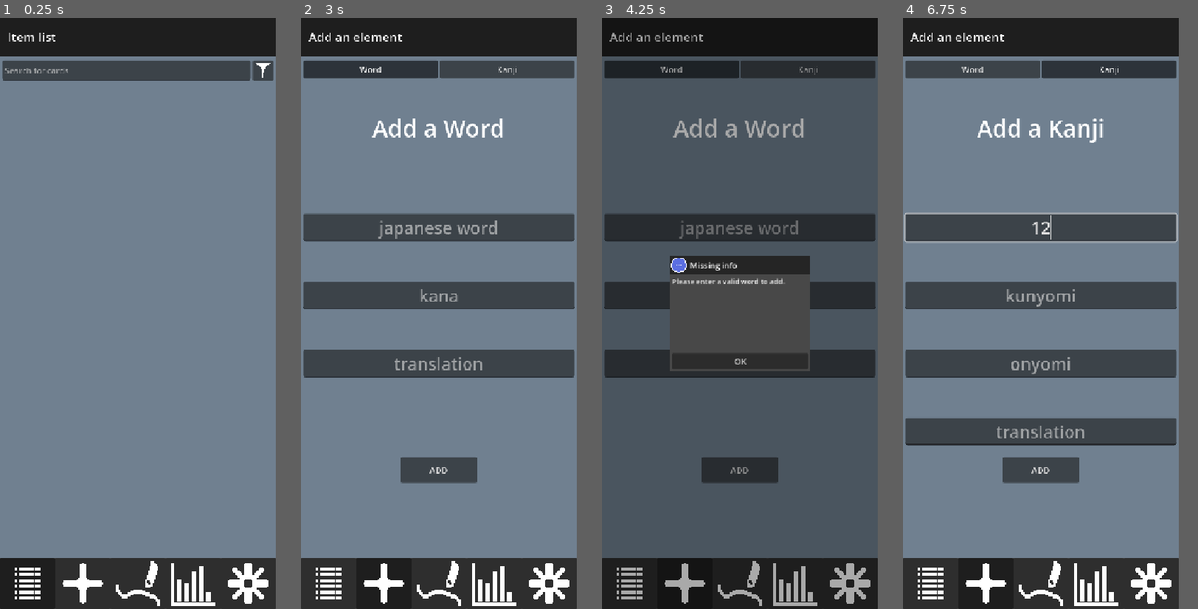
Above: before the commit, frames 1-4 (left to right).
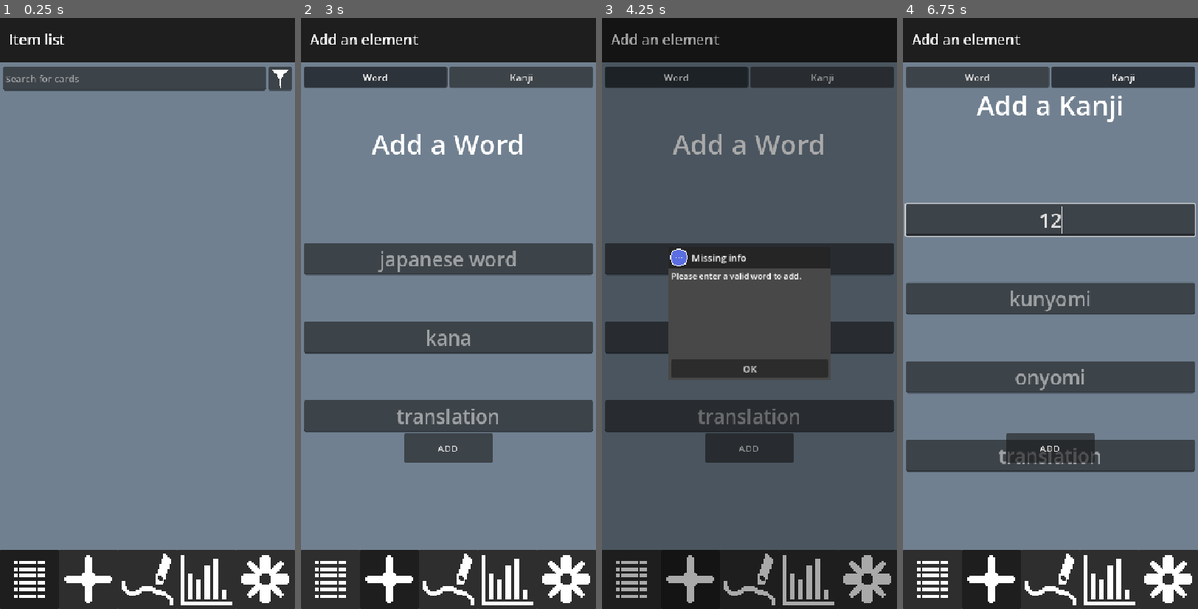
Above: after the commit, the same moments.

Repository: Otumn/Kanjis
Game: Godot game, scene res://main.tscn
Same seed, same stepped clock (60 frames per second), same inputs: the game is played once before the commit and once after it.
Inputs (mouse positions are in pixels of both pictures, inside the frame that each line leads up to; where the layout moved, square brackets give the same spot in the first picture):
- Up to frame 1 (0.25 s): no input
- Up to frame 2 (3 s): click (427, 71) at 0.52 s; type "12" at 0.6 s; click (563, 77) [563, 71] at 1.25 s; click (327, 579) [327, 585] at 2 s; click (383, 579) [383, 585] at 2.75 s
- Up to frame 3 (4.25 s): click "ADD" at 3.5 s
- Up to frame 4 (6.75 s): click "OK" at 4.25 s; click "Word" at 5 s; click "Kanji" at 5.75 s; click (1041, 224) at 6.52 s; type "12" at 6.6 s
In our replay, the window is 374x800 before the commit and 400x800 after it. These sizes can differ from the game's own. Grey fills any space a smaller window leaves; there, only what the larger window draws over its background counts as a difference.

The runs differ from the first frame. In frame 1, 8.9% of the frame differs, in the area x 0-100%, y 0-100%; in frame 2, 40%; in frame 3, 32%; in frame 4, 29%.
Error before the commit: Cannot call method 'get_value' on a null value. (res://Scenes/Menus/settings_menu.gd:29)

Commit message:
App noy communicates cards through their id (id = place in the array)

Diff:
--- a/Data/save_data.gd
+++ b/Data/save_data.gd
@@ -1,34 +1,46 @@
 class_name SaveData
 extends Resource
 
-@export var exercice_memory : Array[String]
 @export var elements: Array[ElementData]
 @export var last_trained: Array[int]
+@export var exercice_memory : Array[String]
 
-var word_elements : Array[ElementData]
-var kanji_elements : Array[ElementData]
+var general_elements: Array[int]
+var word_elements: Array[int]
+var kanji_elements: Array[int]
 var exo_memory_size: int = 2
 var trained_memory_size: int = 5
 var days_diff_limit: int = 3
+var need_general_list_update: bool = false
+var need_word_list_update: bool = false
+var need_kanji_list_update: bool = false
 
-func get_new_card() -> ElementData:
-	return get_relevant_card_among(elements)
+func get_new_card() -> int:
+	if general_elements.is_empty() || need_general_list_update:
+		general_elements.clear()
+		for e in elements.size():
+			general_elements.append(e)
+	return get_relevant_card_among(general_elements)
 
-func get_new_word_card() -> ElementData:
-	if word_elements.is_empty():
+func get_new_word_card() -> int:
+	if word_elements.is_empty() || need_word_list_update:
+		word_elements.clear()
 		for e in elements:
 			if e.is_word:
-				word_elements.append(e)
-	return word_elements.pick_random()
+				word_elements.append(e.id)
+		need_word_list_update = false
+	return get_relevant_card_among(word_elements)
 
-func get_new_kanji_card() -> ElementData:
-	if kanji_elements.is_empty():
+func get_new_kanji_card() -> int:
+	if kanji_elements.is_empty() || need_kanji_list_update:
+		kanji_elements.clear()
 		for e in elements:
 			if !e.is_word:
-				kanji_elements.append(e)
-	return kanji_elements.pick_random()
+				kanji_elements.append(e.id)
+		need_kanji_list_update = false
+	return get_relevant_card_among(kanji_elements)
 
-func get_relevant_card_among(cards:Array[ElementData]) -> ElementData:
+func get_relevant_card_among(cards:Array[int]) -> int:
 	var date = Time.get_datetime_dict_from_system()
 	var day = date["day"]
 	var month = date["month"]
@@ -39,14 +51,14 @@
 		var days_diff:int = 0
 		var month_diff:int = 0
 		var year_diff:int = 0
-		if last_trained.has(c.id):
+		if last_trained.has(c):
 			continue
 
-		year_diff = abs(c.last_seen_year - year)
+		year_diff = abs(elements[c].last_seen_year - year)
 		if year_diff != 0: return c
-		month_diff = abs(c.last_seen_month - month) * 30
+		month_diff = abs(elements[c].last_seen_month - month) * 30
 		if month_diff != 0: return c
-		days_diff = abs(c.last_seen_day - day)
+		days_diff = abs(elements[c].last_seen_day - day)
 		if days_diff > days_diff_limit: return c
 
 		if possibles.size() < 5: possibles.append(c)
@@ -54,16 +66,3 @@
 		return possibles.pick_random()
 
 	return cards.pick_random()
-
-func add_trained_card(card:ElementData):
-	var date = Time.get_datetime_dict_from_system()
-	last_trained.push_front(card.id)
-	last_trained.resize(trained_memory_size)
-
-func add_exercice(name:String):
-	exercice_memory.push_front(name)
-	exercice_memory.resize(exo_memory_size)
-
-func update_elements_indexes():
-	for i in elements.size():
-		print(str(i))
--- a/Scenes/Exercices/base_exercice.gd
+++ b/Scenes/Exercices/base_exercice.gd
@@ -6,19 +6,34 @@
 signal on_exercice_fail
 
 @export var exercice_name:String = "Exercice"
-@export var mastery_value: float = 0.1
+@export var success_value: float = 0.1
 @export var fail_value: float = 0.1
 enum ExerciceType{WORD_AND_KANJI, WORD_ONLY, KANJI_ONLY}
-@export var type : ExerciceType = ExerciceType.WORD_AND_KANJI
+@export var type: ExerciceType = ExerciceType.WORD_AND_KANJI
 
-var tested_card:ElementData
+var tested_card:int
 
 func setup_exercice():
 	on_exercice_setup.emit()
 
 func validate_exercice():
+	SaveLogic.add_trained_card(tested_card)
+	update_tested_card_mastery(success_value)
 	on_exercice_success.emit()
 
 func fail_exercice():
-	SaveLogic.data.add_trained_card(tested_card)
+	SaveLogic.add_trained_card(tested_card)
+	update_tested_card_mastery(-fail_value)
 	on_exercice_fail.emit()
+
+func select_tested_card():
+	match type:
+		ExerciceType.WORD_AND_KANJI:
+			tested_card = SaveLogic.data.get_new_card()
+		ExerciceType.WORD_ONLY:
+			tested_card = SaveLogic.data.get_new_word_card()
+		ExerciceType.KANJI_ONLY:
+			tested_card = SaveLogic.data.get_new_kanji_card()
+
+func update_tested_card_mastery(value:float):
+	SaveLogic.data.elements[tested_card].mastery = clampf(SaveLogic.data.elements[tested_card].mastery + value, 0, 1)
--- a/Scenes/Exercices/exercice_draw_kanji.tscn
+++ b/Scenes/Exercices/exercice_draw_kanji.tscn
@@ -21,7 +21,7 @@
 
 [node name="HSeparator" type="HSeparator" parent="VBoxContainer" index="0" unique_id=513873577]
 layout_mode = 2
-theme_override_constants/separation = 160
+theme_override_constants/separation = 80
 theme_override_styles/separator = SubResource("StyleBoxEmpty_utl3s")
 
 [node name="Label_Translation" type="Label" parent="VBoxContainer" index="1" unique_id=156582492]
@@ -50,7 +50,7 @@
 
 [node name="HSeparator3" type="HSeparator" parent="VBoxContainer" index="4" unique_id=1701115711]
 layout_mode = 2
-theme_override_constants/separation = 75
+theme_override_constants/separation = 50
 theme_override_styles/separator = SubResource("StyleBoxEmpty_utl3s")
 
 [node name="Btn_Validate" type="Button" parent="VBoxContainer" index="5" unique_id=446284160]
--- a/Scenes/Exercices/exercice_find_missing.tscn
+++ b/Scenes/Exercices/exercice_find_missing.tscn
@@ -20,7 +20,7 @@
 
 [node name="HSeparator" type="HSeparator" parent="VBoxContainer" index="0" unique_id=403669155]
 layout_mode = 2
-theme_override_constants/separation = 160
+theme_override_constants/separation = 80
 theme_override_styles/separator = SubResource("StyleBoxEmpty_ui8po")
 
 [node name="Label_MainWriting" type="Label" parent="VBoxContainer" index="1" unique_id=1774573588]
@@ -42,7 +42,7 @@
 
 [node name="HSeparator3" type="HSeparator" parent="VBoxContainer" index="4" unique_id=1434415601]
 layout_mode = 2
-theme_override_constants/separation = 381
+theme_override_constants/separation = 250
 theme_override_styles/separator = SubResource("StyleBoxEmpty_ui8po")
 
 [node name="Input_Answer" type="LineEdit" parent="VBoxContainer" index="5" unique_id=1811844286]
--- a/Scenes/Exercices/exercice_pick_right.tscn
+++ b/Scenes/Exercices/exercice_pick_right.tscn
@@ -19,7 +19,7 @@
 
 [node name="HSeparator" type="HSeparator" parent="VBoxContainer" index="0" unique_id=2049942768]
 layout_mode = 2
-theme_override_constants/separation = 160
+theme_override_constants/separation = 80
 theme_override_styles/separator = SubResource("StyleBoxEmpty_ui8po")
 
 [node name="Label_Translation" type="Label" parent="VBoxContainer" index="1" unique_id=1374930475]
@@ -30,7 +30,7 @@
 
 [node name="HSeparator2" type="HSeparator" parent="VBoxContainer" index="2" unique_id=1010612257]
 layout_mode = 2
-theme_override_constants/separation = 226
+theme_override_constants/separation = 150
 theme_override_styles/separator = SubResource("StyleBoxEmpty_ui8po")
 
 [node name="HBoxContainer" type="HBoxContainer" parent="VBoxContainer" index="3" unique_id=881374999]
--- a/Scenes/Exercices/exercice_time_attack.tscn
+++ b/Scenes/Exercices/exercice_time_attack.tscn
@@ -18,7 +18,7 @@
 
 [node name="HSeparator" type="HSeparator" parent="VBoxContainer" index="0" unique_id=941494782]
 layout_mode = 2
-theme_override_constants/separation = 160
+theme_override_constants/separation = 80
 theme_override_styles/separator = SubResource("StyleBoxEmpty_28gg5")
 
 [node name="Label_Translation" type="Label" parent="VBoxContainer" index="1" unique_id=126349224]
--- a/Scenes/Globals/save_logic.gd
+++ b/Scenes/Globals/save_logic.gd
@@ -53,14 +53,19 @@
 	on_new_element_added.emit(element)
 
 func delete_element(id:int):
+	if data == null:
+		load_data()
+
 	for e in data.elements:
 		if e.id == id:
 			data.elements.erase(e)
 			on_element_deleted.emit(e)
-			save_data()
 			return
 
 func delete_data():
+	if data == null:
+		load_data()
+
 	data = SaveData.new()
 	on_data_deleted.emit()
 	save_data()
@@ -76,6 +81,35 @@
 		load_data()
 
 	return data.elements[data.elements.size() - 1].id + 1
+
+func add_trained_card(card_id:int):
+	if data == null:
+		load_data()
+
+	var date = Time.get_datetime_dict_from_system()
+	data.last_trained.push_front(card_id)
+	data.last_trained.resize(data.trained_memoryd_size)
+	data.elements[card_id].last_seen_day = date["day"]
+	data.elements[card_id].last_seen_month = date["month"]
+	data.elements[card_id].last_seen_year = date["year"]
+
+func add_exercice(exo_name:String):
+	if data == null:
+		load_data()
+
+	data.exercice_memory.push_front(exo_name)
+	data.exercice_memory.resize(data.exo_memory_size)
+
+func update_elements_indexes():
+	if data == null:
+		load_data()
+
+	for i in data.elements.size():
+		data.elements[i].id = i
+
+	data.need_general_list_update = true
+	data.need_word_list_update = true
+	data.need_kanji_list_update = true
 #endregion
 
 #region CONFIG SAVE MANAGEMENT
--- a/Scenes/Menus/adder_menu.gd
+++ b/Scenes/Menus/adder_menu.gd
@@ -10,7 +10,6 @@
 @onready var wrd_input_translation: LineEdit = $VBoxContainer/Container/ScrollContainer/MarginContainer/Content/DoubleParent/WordAddingParent/Wrd_Input_Translation
 
 ## KANJI INPUTS
-
 @onready var knj_input_jap: LineEdit = $VBoxContainer/Container/ScrollContainer/MarginContainer/Content/DoubleParent/KanjiAddingParent/Knj_Input_Jap
 @onready var knj_input_kun: LineEdit = $VBoxContainer/Container/ScrollContainer/MarginContainer/Content/DoubleParent/KanjiAddingParent/Knj_Input_Kun
 @onready var knj_input_on: LineEdit = $VBoxContainer/Container/ScrollContainer/MarginContainer/Content/DoubleParent/KanjiAddingParent/Knj_Input_On
@@ -66,6 +65,7 @@
 		new_card.last_seen_year = date["year"]
 
 		SaveLogic.save_new_element(new_card)
+		SaveLogic.update_elements_indexes()
 		SaveLogic.save_data()
 
 		clear_fields()
@@ -121,6 +121,7 @@
 		new_card.last_seen_year = date["year"]
 
 		SaveLogic.save_new_element(new_card)
+		SaveLogic.update_elements_indexes()
 		SaveLogic.save_data()
 
 		clear_fields()
--- a/Scenes/Menus/exercice_menu.gd
+++ b/Scenes/Menus/exercice_menu.gd
@@ -13,13 +13,12 @@
 	super._ready()
 
 func menu_selected():
-	display_new_exercice(SaveLogic.data.get_new_card())
+	display_new_exercice()
 
 func menu_deselected():
 	disconnect_exo()
 
-func display_new_exercice(card: ElementData):
-	print(card.translation)
+func display_new_exercice():
 	var excluded_exercices: Array[String] = SaveLogic.data.exercice_memory
 	var possible_exercices: Array[BaseExercice] = []
 	for e in exercices:
@@ -28,7 +27,6 @@
 
 	current_exercice = possible_exercices.pick_random()
 
-	current_exercice.tested_card = card
 	current_exercice.on_exercice_success.connect(_on_exo_success)
 	current_exercice.on_exercice_fail.connect(_on_exo_failure)
 	current_exercice.setup_exercice()
@@ -36,11 +34,11 @@
 
 func _on_exo_success():
 	disconnect_exo()
-	display_new_exercice(SaveLogic.data.get_new_card())
+	display_new_exercice()
 
 func _on_exo_failure():
 	disconnect_exo()
-	display_new_exercice(SaveLogic.data.get_new_card())
+	display_new_exercice()
 
 func disconnect_exo():
 	SaveLogic.data.add_exercice(current_exercice.exercice_name)
--- a/Scenes/Menus/list_menu.gd
+++ b/Scenes/Menus/list_menu.gd
@@ -76,6 +76,8 @@
 
 func delete_element():
 	SaveLogic.delete_element(focused_element.id)
+	SaveLogic.update_elements_indexes()
+	SaveLogic.save_data()
 	create_list()
 	defocus()
 
--- a/Scenes/Menus/settings_menu.gd
+++ b/Scenes/Menus/settings_menu.gd
@@ -23,6 +23,9 @@
 
 func load_config():
 	var settings: ConfigFile = SaveLogic.load_config()
+	if settings == null:
+		settings = create_config_file()
+		return
 
 	for c in get_tree().get_nodes_in_group("OptionConfig"):
 		c = c as UIConfig
--- a/project.godot
+++ b/project.godot
@@ -21,8 +21,8 @@
 
 [display]
 
-window/size/viewport_width=540
-window/size/viewport_height=1156
+window/size/viewport_width=500
+window/size/viewport_height=1000
 window/stretch/mode="canvas_items"
 window/stretch/aspect="expand"
 
